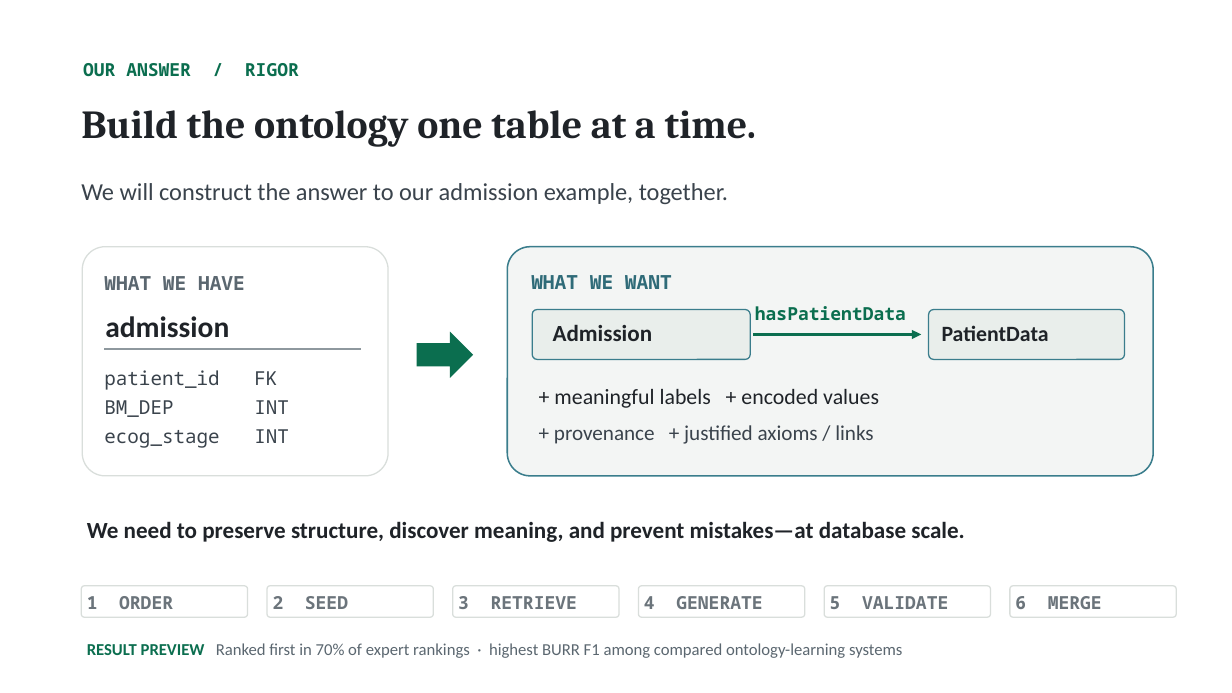
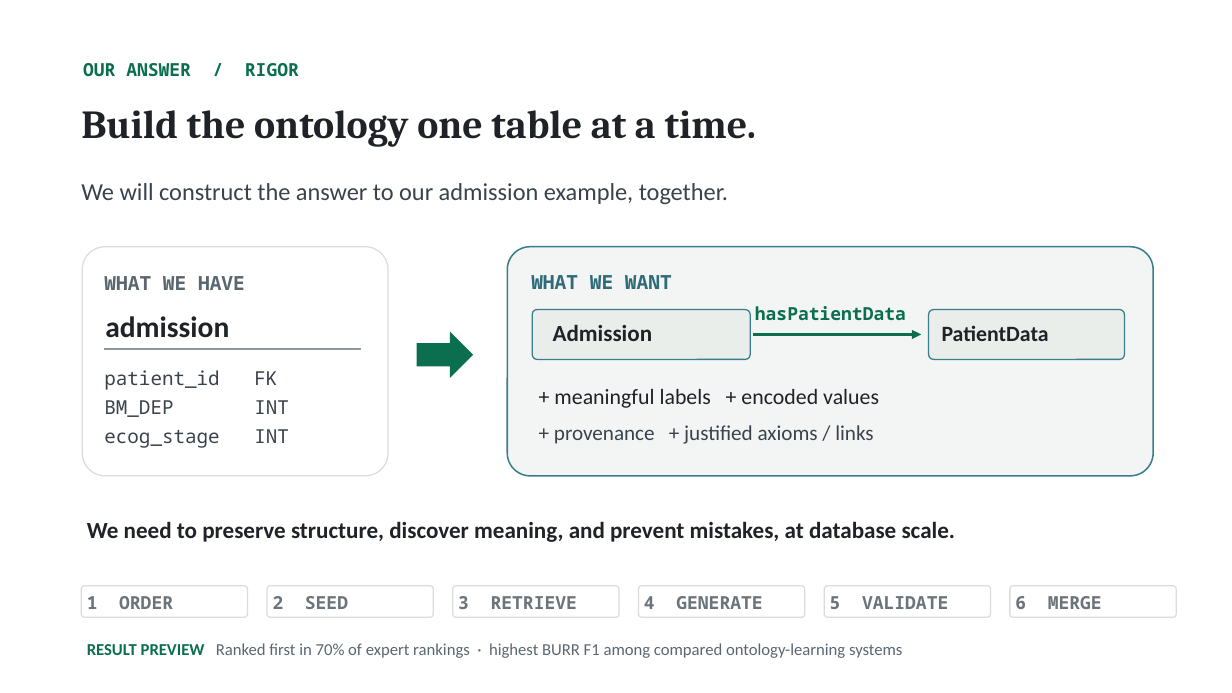
Before and after one commit to NadeenAhmad/rigor_private, a slide deck: slide 5 of presentation/RIGOR_ISWC2026.pptx. Drawn at 1232x693 pixels with LibreOffice and Linux fonts; fonts in the diff are those of the drawing. Boxes give left, top, right and bottom in pixels: in the first picture for what was removed or moved away, otherwise in the second. Text is boxed around its words. In the diff, an @@ line names an element or a change of style, - is before the commit and + after.

```diff
--- a/presentation/RIGOR_ISWC2026.pptx
+++ b/presentation/RIGOR_ISWC2026.pptx
@@ text at [87, 521, 956, 542]: text changed @@
-We need to preserve structure, discover meaning, and prevent mistakes—at database scale.
+We need to preserve structure, discover meaning, and prevent mistakes, at database scale.
```
Also in this commit, not shown: 6 other slides changed, 12 other files.
